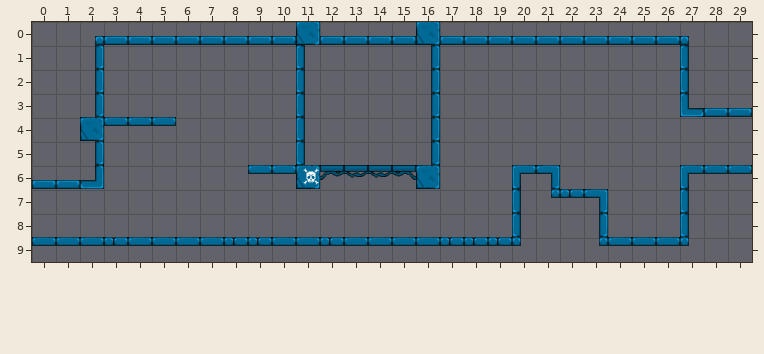
Two states of a Tiled map, Maps/Map.tmx. Above: the version before the commit.
Cells are 64x64 px. Shown: x 0..29, y 0..9.
After the commit:
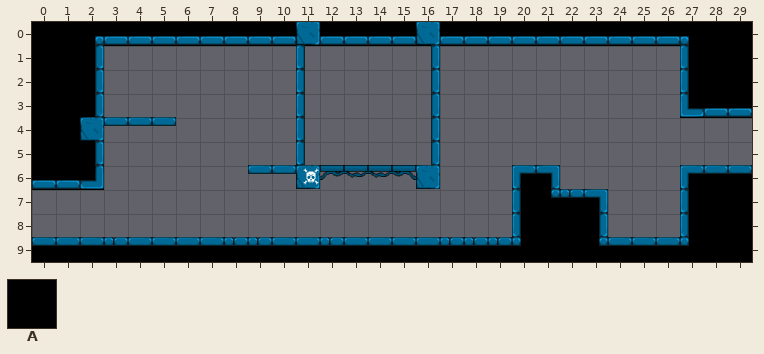
Key: from "Base": A 11.
_ is an empty cell.
Tiles of an added or newly shown layer are drawn over the layers below it.
Changes in this commit:
{"where": "layer \"Calque de Tuiles 4\" (added)"}
{"y":0,"x":0,"old":"______________________________","new":"AAAAAAAAAAAAAAAAAAAAAAAAAAAAAA"}
{"y":1,"x":0,"old":"___","new":"AAA"}
{"y":1,"x":27,"old":"___","new":"AAA"}
{"y":2,"x":0,"old":"___","new":"AAA"}
{"y":2,"x":27,"old":"___","new":"AAA"}
{"y":3,"x":0,"old":"___","new":"AAA"}
{"y":3,"x":27,"old":"___","new":"AAA"}
{"y":4,"x":0,"old":"___","new":"AAA"}
{"y":5,"x":0,"old":"___","new":"AAA"}
{"y":6,"x":0,"old":"___","new":"AAA"}
{"y":6,"x":20,"old":"__","new":"AA"}
{"y":6,"x":27,"old":"___","new":"AAA"}
{"y":7,"x":20,"old":"____","new":"AAAA"}
{"y":7,"x":27,"old":"___","new":"AAA"}
{"y":8,"x":20,"old":"____","new":"AAAA"}
{"y":8,"x":27,"old":"___","new":"AAA"}
{"y":9,"x":0,"old":"______________________________","new":"AAAAAAAAAAAAAAAAAAAAAAAAAAAAAA"}
{"label":"added","picture_box":[32,22,752,262]}
